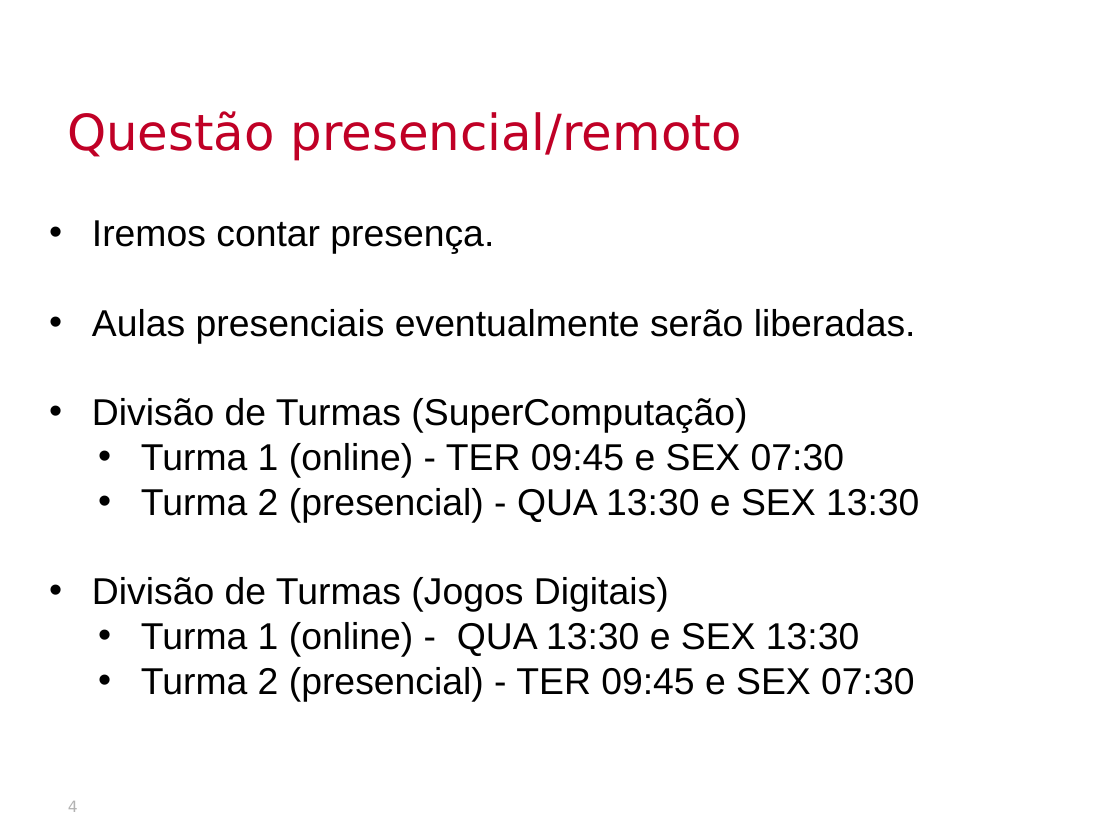
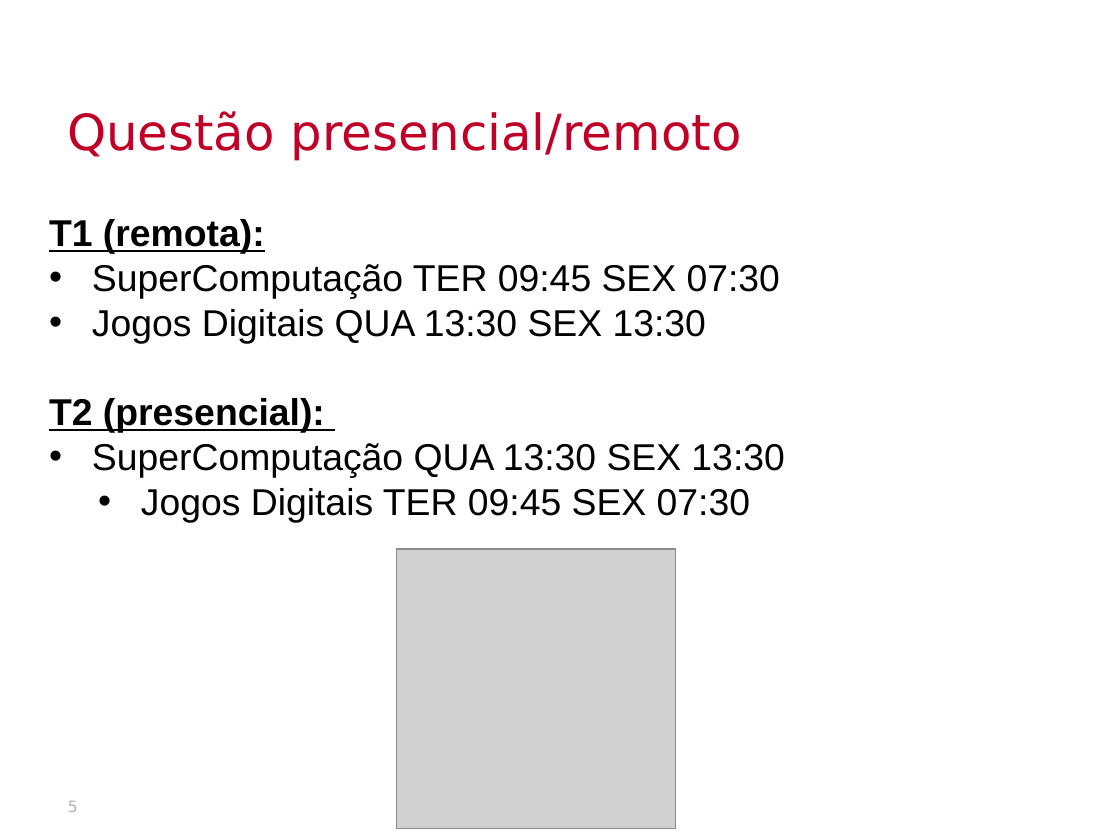
Before and after one commit to thalials/supercomp, a slide deck: slide 5 of aulas/01-introducao/slides.pptx (slide 4 before the commit). Drawn at 1120x840 pixels with LibreOffice and Linux fonts; fonts in the diff are those of the drawing; grey boxes stand for pictures; background and template pictures are left out. Boxes give left, top, right and bottom in pixels: in the first picture for what was removed or moved away, otherwise in the second. Text is boxed around its words. In the diff, an @@ line names an element or a change of style, - is before the commit and + after.

```diff
--- a/aulas/01-introducao/slides.pptx
+++ b/aulas/01-introducao/slides.pptx
@@ text at (49,219,784,522): text changed @@
-• Iremos contar presença.
-• Aulas presenciais eventualmente serão liberadas.
-• Divisão de Turmas (SuperComputação)
-  • Turma 1 (online) - TER 09:45 e SEX 07:30
-  • Turma 2 (presencial) - QUA 13:30 e SEX 13:30
-• Divisão de Turmas (Jogos Digitais)
-  • Turma 1 (online) - QUA 13:30 e SEX 13:30
-  • Turma 2 (presencial) - TER 09:45 e SEX 07:30
+T1 (remota):
+• SuperComputação TER 09:45 SEX 07:30
+• Jogos Digitais QUA 13:30 SEX 13:30
+T2 (presencial):
+• SuperComputação QUA 13:30 SEX 13:30
+  • Jogos Digitais TER 09:45 SEX 07:30
@@ picture added at (396,549,676,829) @@
@@ page number at (68,801,78,812): text changed @@
-4
+5
```
Also in this commit, not shown: 1 other slide changed, 4 slides added, 27 other files.
